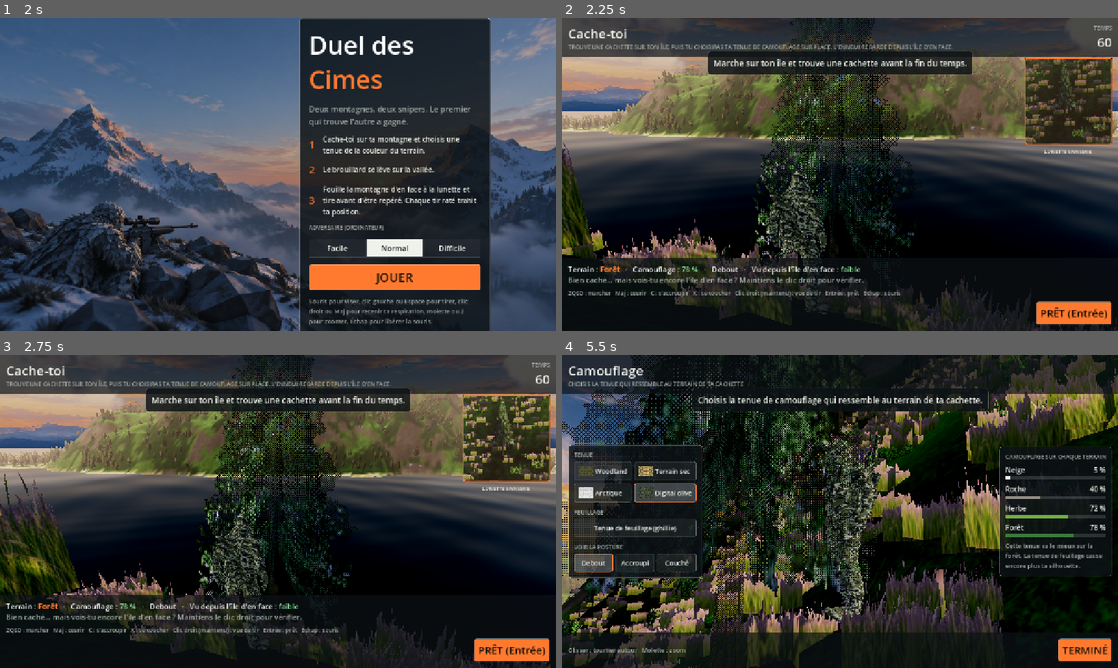
Above: before the commit, frames 1-4 (two rows, left to right).
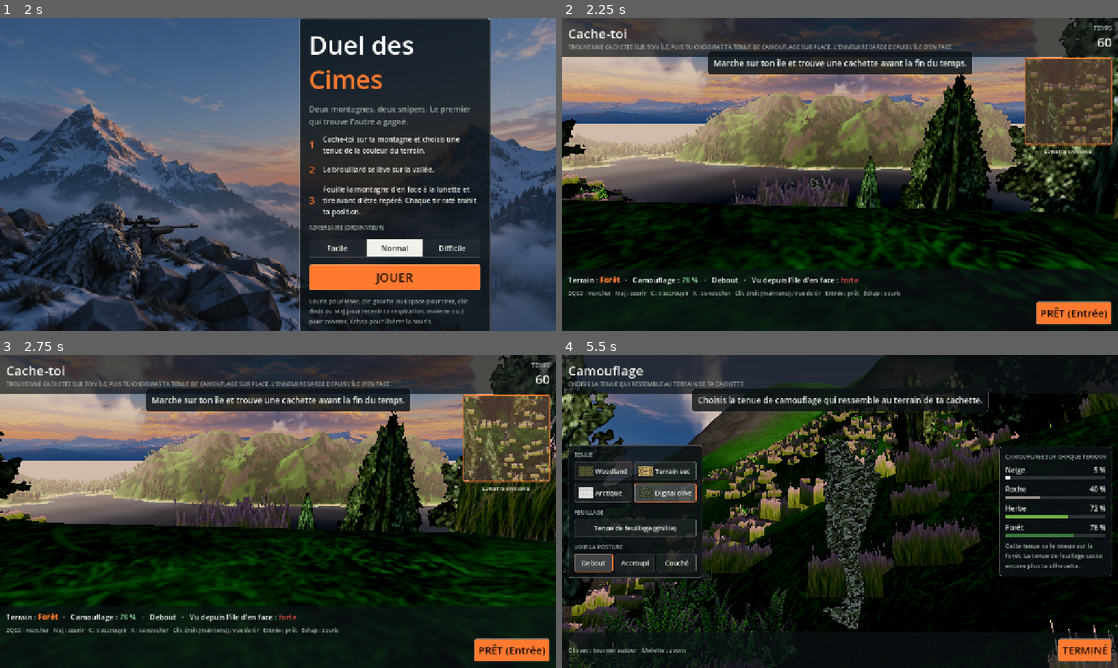
Above: after the commit, the same moments.

Repository: okidogestion-cmd/montaigneview
Game: Godot game, scene res://scenes/main.tscn
Same seed, same stepped clock (60 frames per second), same inputs: the game is played once before the commit and once after it.
Inputs (mouse positions are in pixels of both pictures, inside the frame that each line leads up to):
- Up to frame 1 (2 s): click "Normal" at 0.5 s; click "Normal" at 1.25 s
- Up to frame 2 (2.25 s): click "JOUER" at 2 s
- Up to frame 3 (2.75 s): no input
- Up to frame 4 (5.5 s): tap Enter at 2.75 s; move the mouse to (867, 511) at 2.77 s; hold W 2.78-3.5 s; tap C at 2.85 s; click (867, 511) at 2.92 s; tap Space at 3.02, 3.32 s; drag from (728, 527) to (812, 574) at 3.52 s; move the mouse to (895, 442) at 4.27 s; hold D 4.28-5 s; tap Ctrl at 4.35 s; drag from (812, 574) to (673, 464) at 5.02 s

Frame 1 is identical in both runs. In frame 2, 54% of the frame differs, in the area x 0-100%, y 0-100%; in frame 3, 57%; in frame 4, 49%.

Commit message:
Viseur de sniper, respiration, caméra embarquée à la course, départ en hauteur
- Nouveau viseur (tube noir, bords assombris, réticule avec gros traits et mil-dots)
- Son de respiration en boucle quand on vise (synthétisé, sans crédit), selon le souffle retenu ou épuisé
- Angle de vue 62° → 70°, élargi de 9° en courant
- Caméra embarquée : rebond, roulis et plongée à chaque pas (nulle à l'arrêt)
- Départ à 70 m d'altitude sur un endroit dégagé

Co-Authored-By: Claude Sonnet 5.5 <noreply@anthropic.com>
Claude-Session: https://claude.ai/code/session_013pbjtdffyqQrrwE9QtYc6X

Diff:
--- a/game/scripts/hider.gd
+++ b/game/scripts/hider.gd
@@ -30,6 +30,9 @@
 var _first_frame := true
 var _prev_pos := Vector3.ZERO   # position à l'image physique précédente (pour lisser l'affichage)
 var _vis := Vector3.ZERO        # position affichée, lissée
+var run_amt := 0.0              # 0 à l'arrêt ou en marche, 1 en pleine course : élargit l'angle de vue
+var _bob_t := 0.0               # cycle de foulée (une foulée = gauche + droite)
+var _bob_amp := 0.0             # intensité du balancement de la caméra embarquée (0 à l'arrêt)
 
 
 func _init(w) -> void:
@@ -152,6 +155,10 @@
 	_vis = Vector3(d.x, lerpf(_vis.y, d.y, 1.0 - exp(-dt * 22.0)) if not _first_frame else d.y, d.z)
 	_apply()
 	world.animate_figure(world.player, stance, ground_speed())
+	var spd := ground_speed()
+	run_amt = move_toward(run_amt, 1.0 if spd > 5.5 else 0.0, dt * 3.0)
+	_bob_amp = move_toward(_bob_amp, clampf(spd / RUN_SPEED, 0.0, 1.0), dt * 5.0)
+	_bob_t += dt * lerpf(5.7, 8.8, run_amt)   # marche ≈ 1,8 pas/s, course ≈ 2,8 pas/s
 
 func eye() -> Vector3:
 	return pos + Vector3(0, info().eye, 0) + forward() * 0.3
@@ -184,7 +191,18 @@
 	_first_frame = false
 	cam.position = _cam_pos
 	cam.basis = rot
+	_apply_bob(cam, 1.0)
+
+## Caméra embarquée : en marchant ou en courant, la caméra rebondit à chaque pas, penche et plonge un peu
+## (nul à l'arrêt). k : part de l'effet (1 en 3e personne, moins à l'œil).
+func _apply_bob(cam: Camera3D, k: float) -> void:
+	if _bob_amp <= 0.0:
+		return
+	var a := _bob_amp * (1.0 + 0.8 * run_amt) * k
+	cam.position += cam.basis.y * cos(_bob_t * 2.0) * 0.045 * a + cam.basis.x * sin(_bob_t) * 0.035 * a
+	cam.basis = cam.basis * Basis.from_euler(Vector3(cos(_bob_t * 2.0) * 0.014 * a, 0.0, sin(_bob_t) * 0.025 * a))
 
 func first_person(cam: Camera3D) -> void:
 	cam.position = eye()
 	cam.rotation = Vector3(cam_pitch, cam_yaw, 0)
+	_apply_bob(cam, 0.6)
--- a/game/scripts/hud.gd
+++ b/game/scripts/hud.gd
@@ -31,21 +31,38 @@
 
 const SCOPE_SHADER := """
 shader_type canvas_item;
+// Lunette de sniper : verre rond cerné d'un épais tube noir, bords du verre assombris, réticule fin
+// avec gros traits à l'extérieur (gauche, droite, bas) et points de repère (mil-dots) autour du centre.
 uniform float glint = 0.0;
 void fragment() {
 	vec2 size = 1.0 / SCREEN_PIXEL_SIZE;
 	vec2 p = (UV - 0.5) * size;
-	float r = min(size.x * 0.46, size.y * 0.40);
+	float r = min(size.x * 0.46, size.y * 0.43);
 	float d = length(p);
-	float outside = smoothstep(r - 3.0, r, d);
+	float ax = abs(p.x);
+	float ay = abs(p.y);
+	float u = max(1.0, r / 420.0);                         // épaisseur d'un trait fin
+	float vig = smoothstep(r * 0.62, r, d) * 0.78;        // verre assombri vers le bord
+	vec4 col = vec4(0.0, 0.0, 0.0, vig);
 	float hair = 0.0;
-	if (abs(p.y) < 0.9 && abs(p.x) > r * 0.08 && abs(p.x) < r) hair = 0.85;
-	if (abs(p.x) < 0.9 && abs(p.y) > r * 0.08 && abs(p.y) < r) hair = 0.85;
-	vec4 col = vec4(0.04, 0.04, 0.04, hair);
-	if (d < 2.2) col = vec4(0.94, 0.31, 0.31, 1.0);
+	float gap = r * 0.035;
+	if (ay < u * 0.7 && ax > gap && ax < r) hair = 1.0;    // trait horizontal
+	if (ax < u * 0.7 && ay > gap && ay < r) hair = 1.0;    // trait vertical
+	if (ay < u * 3.2 && ax > r * 0.34 && ax < r) hair = 1.0;                    // gros traits gauche et droite
+	if (ax < u * 3.2 && p.y > r * 0.34 && p.y < r) hair = 1.0;                  // gros trait du bas
+	for (int k = 1; k <= 5; k++) {                         // mil-dots
+		float o = r * 0.058 * float(k);
+		float rad = u * 1.9;
+		if (length(vec2(ax - o, p.y)) < rad || length(vec2(p.x, ay - o)) < rad) hair = 1.0;
+	}
+	col = mix(col, vec4(0.015, 0.015, 0.015, 1.0), hair);
+	if (d < u * 1.6) col = vec4(0.94, 0.31, 0.31, 1.0);   // point rouge central
 	float g = glint * smoothstep(r * 0.55, r, d) * 0.35;
 	col = mix(col, vec4(1.0, 0.92, 0.67, max(col.a, g)), g);
-	COLOR = mix(col, vec4(0.02, 0.027, 0.03, 1.0), outside);
+	float outside = smoothstep(r - 2.5, r, d);
+	float rim = smoothstep(r * 1.0, r * 1.012, d) * (1.0 - smoothstep(r * 1.03, r * 1.05, d));   // fin liseré du tube
+	vec4 tube = mix(vec4(0.012, 0.014, 0.016, 1.0), vec4(0.10, 0.105, 0.11, 1.0), rim);
+	COLOR = mix(col, tube, outside);
 }
 """
 
--- a/game/scripts/main.gd
+++ b/game/scripts/main.gd
@@ -19,7 +19,8 @@
 }
 const AMMO := 5
 const HIDE_TIME := 60.0
-const HIDE_FOV := 62.0
+const HIDE_FOV := 70.0           # angle de vue de la cachette (plus large qu'avant : 62)
+const RUN_FOV_KICK := 9.0        # en courant, l'angle s'élargit encore (sensation de vitesse)
 const FIRE_FOV := CameraRigScript.ZOOM_FOV   # x1, x4, x10 (gérés par le CameraRig)
 const ZOOM_LABELS := ["x1", "x4", "x10"]
 const SKY := Color("#dcb39c")   # brume chaude de l'heure dorée (horizon du ciel Higgsfield), reprise par le brouillard
@@ -43,6 +44,7 @@
 const SON_TIR := preload("res://art/son_tir.ogg")
 const SON_LOIN := preload("res://art/son_loin.ogg")
 const SON_IMPACT := preload("res://art/son_impact.wav")
+const SON_SOUFFLE := preload("res://art/son_souffle.wav")   # respiration du tireur (synthétisée, boucle de 4,6 s)
 
 var level := "normal"
 var phase := "menu"
@@ -62,6 +64,7 @@
 var breath := 100.0
 var breath_held := false
 var gasp := 0.0
+var _breath_player: AudioStreamPlayer
 var scope_time := 0.0
 var glint_warned := false
 var glinted := false
@@ -279,6 +282,30 @@
 	p.play()
 
 
+# ---------- Respiration du tireur ----------
+## Souffle en boucle quand on vise (lunette ou clic droit) ; s'étouffe quand on retient son souffle,
+## devient plus rapide et plus fort quand on est à bout de souffle.
+func _breath_sound(dt: float, want: bool, gasping: bool) -> void:
+	if _breath_player == null:
+		if not want:
+			return
+		var st: AudioStreamWAV = SON_SOUFFLE
+		st.loop_mode = AudioStreamWAV.LOOP_FORWARD
+		st.loop_begin = 0
+		st.loop_end = st.data.size() / 2
+		_breath_player = AudioStreamPlayer.new()
+		_breath_player.stream = st
+		_breath_player.volume_db = -50.0
+		add_child(_breath_player)
+	var target := (-1.0 if gasping else -8.0) if want else -50.0
+	_breath_player.volume_db = move_toward(_breath_player.volume_db, target, dt * (60.0 if not want else 30.0))
+	_breath_player.pitch_scale = move_toward(_breath_player.pitch_scale, 1.45 if gasping else 1.0, dt * 2.0)
+	if _breath_player.volume_db > -45.0 and not _breath_player.playing:
+		_breath_player.play()
+	elif _breath_player.volume_db <= -49.0 and _breath_player.playing:
+		_breath_player.stop()
+
+
 # ---------- Menu ----------
 func to_menu() -> void:
 	gid += 1
@@ -476,6 +503,37 @@
 		z += 5.0 * dir
 	return z
 
+## Départ en hauteur : premier point à 70 m au-dessus de la mer en montant vers la crête, puis un endroit dégagé
+## alentour (aucun arbre ni rocher à moins de 2 m, vue libre sur 60 m vers l'île d'en face). Le joueur redescend
+## ensuite chercher sa cachette.
+func _high_start() -> Vector2:
+	var z := WorldScript.MZ - 105.0
+	while world.height_at(0.0, z) < WorldScript.WATER_Y + 70.0 and z < WorldScript.MZ + 40.0:
+		z += 5.0
+	var space: PhysicsDirectSpaceState3D = world.get_world_3d().direct_space_state
+	var q := PhysicsShapeQueryParameters3D.new()
+	var ball := SphereShape3D.new()
+	ball.radius = 2.0
+	q.shape = ball
+	q.collision_mask = 1
+	var best := Vector2(0.0, z)
+	var found_free := false
+	for i in 49:
+		var x := float(i % 7 - 3) * 5.0
+		var zz := z - float(i / 7) * 5.0
+		var h: float = world.height_at(x, zz)
+		q.transform = Transform3D(Basis(), Vector3(x, h + 3.2, zz))
+		if not space.intersect_shape(q, 1).is_empty():
+			continue
+		if not found_free:
+			best = Vector2(x, zz)
+			found_free = true
+		var eye := Vector3(x, h + 1.6, zz)
+		var ray := PhysicsRayQueryParameters3D.create(eye, eye + Vector3(0, 0, -60), 1)
+		if space.intersect_ray(ray).is_empty():
+			return Vector2(x, zz)
+	return best
+
 func start_hide() -> void:
 	var ez := _shore_start(-WorldScript.MZ + 105.0, -1.0) - 15.0
 	enemy_view = Vector3(0, world.height_at(0.0, ez) + 3.0, ez)
@@ -498,7 +556,8 @@
 	world.player.visible = true
 	world.enemy.visible = false
 	world.end_marker.visible = false
-	hider.reset(0.0, _shore_start(WorldScript.MZ - 105.0, 1.0) + 20.0)   # un peu au-dessus du rivage
+	var st := _high_start()
+	hider.reset(st.x, st.y)
 	hide_left = HIDE_TIME
 	hide_exposure = 1.0
 	expo_t = 0.0
@@ -843,6 +902,7 @@
 		if gasp > 0:
 			gasp -= dt
 		hud.breath_bar.value = breath
+		_breath_sound(dt, rig.zoom_level > 0 and not holding, gasp > 0)
 		rig.sway(dt, holding, gasp > 0)
 		scope_time = scope_time + dt if rig.zoom_level == 2 else 0.0
 		var glint := scope_time > 5
@@ -860,6 +920,8 @@
 			ai_shoot()
 	if phase != "reveal":
 		hud.set_fog_amount(0)
+	if phase != "fire" and phase != "hide":
+		_breath_sound(dt, false, false)
 	if phase == "paint":
 		rig.update(dt)
 		if matches_dirty and not painting:
@@ -917,11 +979,12 @@
 	var preview: bool = Input.is_mouse_button_pressed(MOUSE_BUTTON_RIGHT) or (touch_mode and touch.held("viser"))
 	world.player.visible = not preview
 	hud.dot.visible = preview
+	_breath_sound(dt, preview, false)
 	if preview:
 		set_fov(FIRE_FOV[0])
 		hider.first_person(camera)
 	else:
-		set_fov(HIDE_FOV)
+		set_fov(HIDE_FOV + RUN_FOV_KICK * hider.run_amt)
 		hider.place_camera(camera, dt)
 	# Ce que voit l'ennemi : recalculé quatre fois par seconde.
 	expo_t -= dt
Not shown, added: game/art/son_souffle.wav.import
Not shown, changed: docs/game-design.md
Not shown, added: game/art/son_souffle.wav
